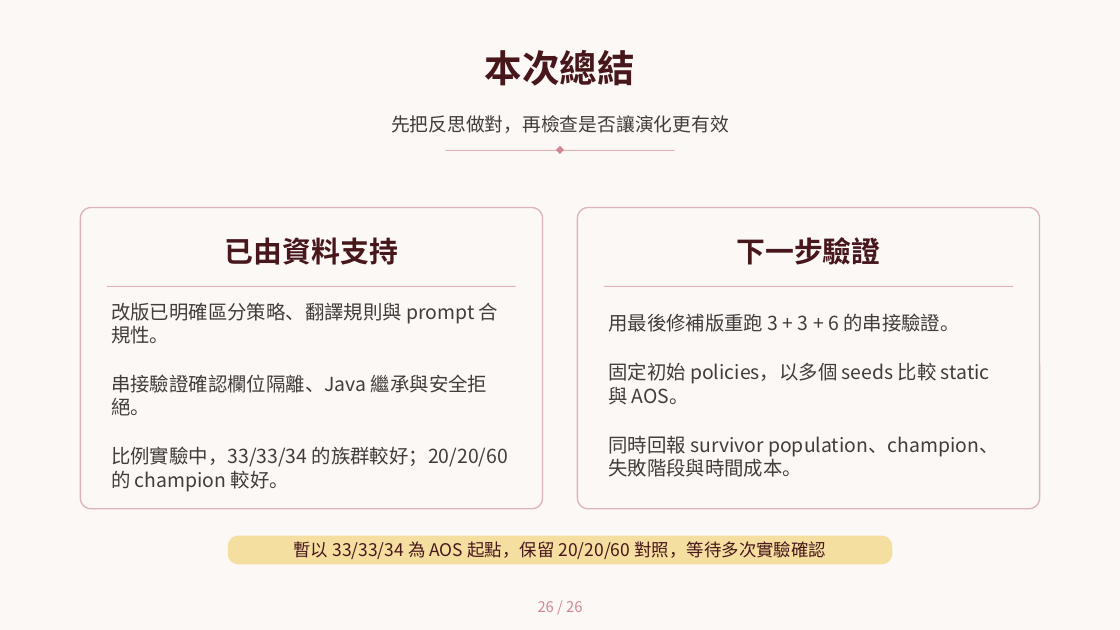
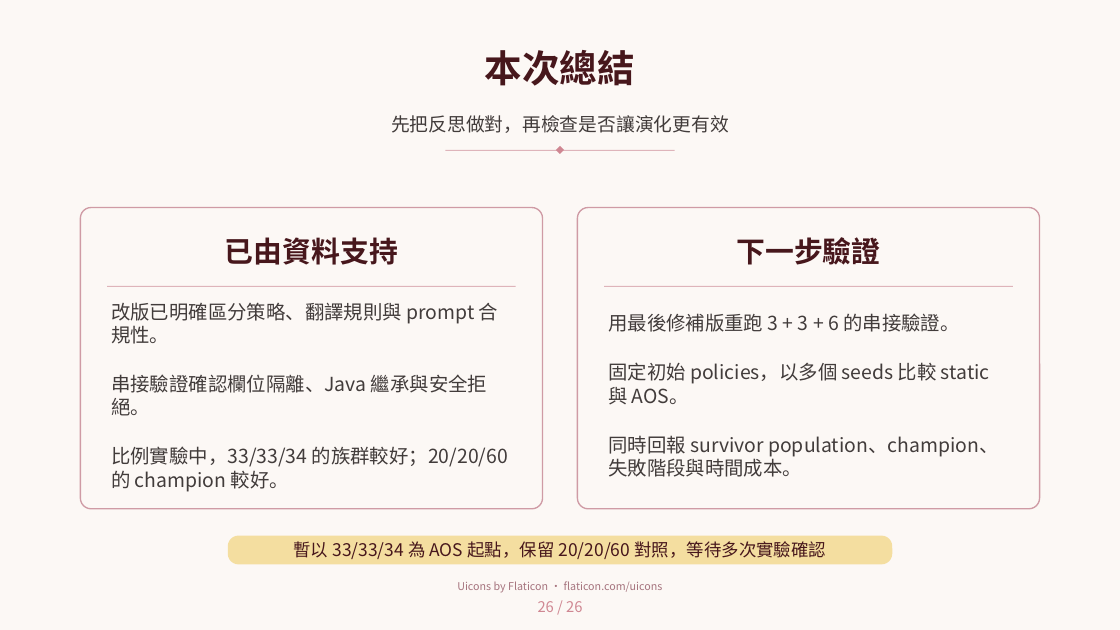
Before and after one commit to sophie8909/EAGLE, a slide deck: slide 26 of Meeting/20260910_eagle_progress.pptx. Drawn at 1120x630 pixels with LibreOffice and Linux fonts; fonts in the diff are those of the drawing; background and template pictures are left out. Boxes give left, top, right and bottom in pixels: in the first picture for what was removed or moved away, otherwise in the second. Text is boxed around its words. In the diff, an @@ line names an element or a change of style, - is before the commit and + after.

```diff
--- a/Meeting/20260910_eagle_progress.pptx
+++ b/Meeting/20260910_eagle_progress.pptx
@@ rounded rectangle at (80, 208, 543, 509): outline #DEB4BA 1.5 pt to #CF9BA5 1.5 pt @@
@@ rounded rectangle at (577, 208, 1040, 509): outline #DEB4BA 1.5 pt to #CF9BA5 1.5 pt @@
@@ text added at (457, 581, 663, 593), 12 pt, text #A6747E @@
+Uicons by Flaticon · flaticon.com/uicons
```
Also in this commit, not shown: 21 other slides changed.
